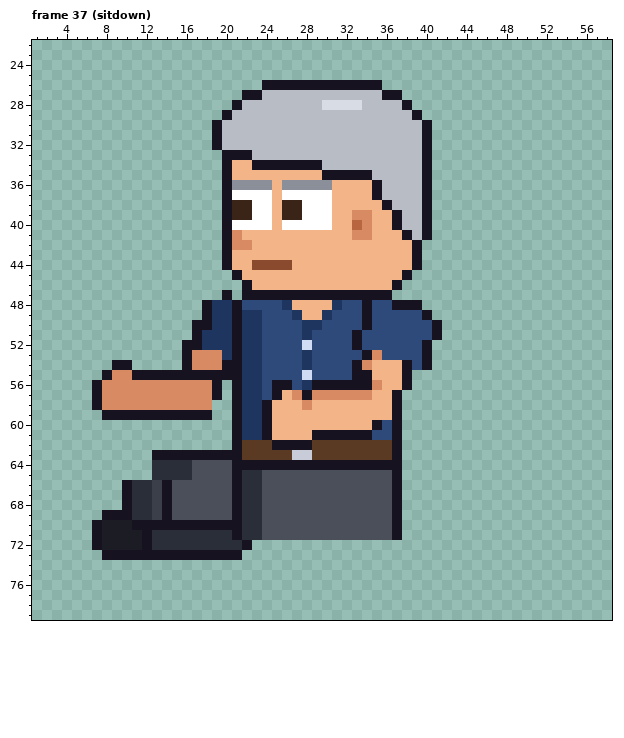
Edited in one commit: pixel-art file (sprites/expo/expo_atte_left_anim.aseprite). Above, as it was before the edit.
64x80 pixels, 129 frames. Colours within 5 levels of each other are drawn and written as one. Shown: frame 37 (sitdown): x 1..58, y 22..79. The old version is drawn lined up with the new one. The commit also changed other frames, which this record leaves out.
The result:
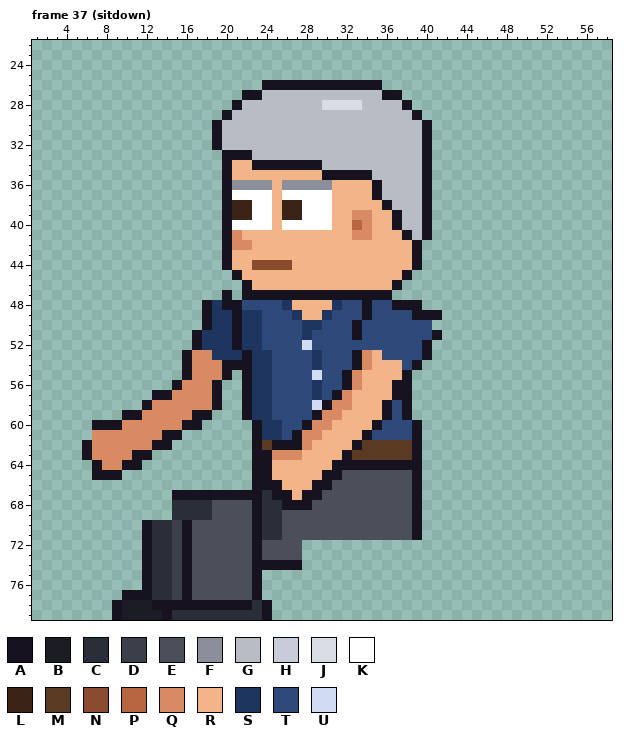
Palette (. is transparent): A #17121f  B #1c1c24  C #2a2e38  D #3a3f4a  E #4a4f5a  F #8a8f9a  G #b8bcc4  H #c8ccd8  J #d8dce4  K #ffffff  L #3a2418  M #5a3a22  N #8a4a2e  P #b8663f  Q #d88a62  R #f3b488  S #1e3560  T #2e4a7a  U #d0dcf4
Changes in this commit:
whole drawing moved by -2,-6 (the old picture is shown already moved)
Frame 37 (sitdown):
y 48: x 20 S -> A
y 49: x 39 T -> A; x 41 . -> A
y 50: x 17 A -> .; x 33..34 TA -> AT; x 41 A -> .
y 52: x 16 A -> .; x 33 A -> T
y 53: x 19 Q -> S; x 21..22 AS -> SA; x 24 T -> S; x 28..29 ST -> TS; x 33..35 TAQ -> AQR
y 54: x 9..10 AA -> ..; x 22 S -> A; x 24 T -> S; x 28..29 ST -> TS; x 38..40 ATA -> TA.
y 55: x 8..15 AQQAAAAA -> ........; x 17..19 AAA -> QQQ; x 21..22 AS -> .A; x 24 T -> S; x 28..29 UT -> TU; x 32..34 TAA -> AQR
y 56: x 7..15 AQQQQQQQQ -> ........A; x 21..22 AS -> .A; x 24..26 TAA -> STT; x 28..31 SAAA -> TSTT; x 33..35 AAQ -> QRR; x 37 R -> A
y 57: x 7..14 AQQQQQQQ -> ......AA; x 21..22 AS -> .A; x 24..31 TARQAQQQ -> STTTTSTA; x 33..34 QQ -> RR; x 38 . -> A
y 58: x 7..12 AQQQQQ -> .....A; x 19 . -> A; x 21..22 AS -> .A; x 24..32 ARRRQRRRR -> STTTTUAQQ; x 36..38 RA. -> ATA
y 59: x 8..9 AA -> ..; x 12..16 AAAAA -> QQQQQ; x 21..22 AS -> .A; x 24..31 ARRRRRRR -> STTTTAQQ; x 36..38 RA. -> ATA
y 60: x 7..17 ........... -> AAAQQQQQQAA; x 21..30 ASSARRRRRR -> ..ASSTTAQQ; x 37..39 A.. -> TTA
y 61: x 7..15 ......... -> QQQQQQQAA; x 21..33 ASSARRRRAAAAA -> ..ASSTAQQRRRR; x 37..39 A.. -> TTA
y 62: x 6..14 ......... -> AQQQQQQAA; x 21..23 AMM -> ..A; x 28..33 AMMMMM -> QRRRRA; x 37..39 A.. -> MMA
y 63: x 6..32 .......AAAAAAAAAMMMMMHHMMMM -> AQQQQAA..........AAQQQRRRRA; x 37..39 A.. -> MMA
y 64: x 7..11 ..... -> AQQAA; x 13..22 CCCCEEEEAA -> ..........; x 25..30 AAAAAA -> RRRRRR; x 38..39 .. -> AA
y 65: x 7..9 ... -> AAA; x 13..31 CCCCEEEEACCEEEEEEEE -> ..........AARRRRRAA; x 37..39 A.. -> EEA
y 66: x 10..30 ACCDAEEEEEEACCEEEEEEE -> .............AAARRRAA; x 37..39 A.. -> EEA
y 67: x 10..20 ACCDAEEEEEE -> .....AAAAAA; x 22..29 CCEEEEEE -> AACAARAA; x 37..39 A.. -> EEA
y 68: x 10..18 ACCDAEEEE -> .....CCCC; x 21..28 ACCEEEEE -> EEACCAAA; x 37..39 A.. -> EEA
y 69: x 8..18 AAACCDAEEEE -> .......CCCC; x 21..25 ACCEE -> EEACC; x 37..39 A.. -> EEA
y 70: x 7..11 ABBBA -> .....; x 13..15 AAA -> CCD; x 17..25 AAAAACCEE -> EEEEEEACC; x 37..39 A.. -> EEA
y 71: x 7..11 ABBBB -> .....; x 15..25 CCCCCCACCEE -> DAEEEEEEACC; x 37..39 A.. -> EEA
y 72: x 7..11 ABBBB -> .....; x 15..27 CCCCCCCA..... -> DAEEEEEEAEEEE
y 73: x 8..11 AAAA -> ....; x 13..15 AAA -> CCD; x 17..27 AAAAA...... -> EEEEEEAEEEE
y 74: x 12..27 ................ -> ACCDAEEEEEEAAAAA
y 75..76: x 12..23 ............ -> ACCDAEEEEEEA
y 77: x 10..23 .............. -> AAACCDAEEEEEEA
y 78: x 9..24 ................ -> ABBBAAAAAAAAAACA
y 79: x 9..24 ................ -> ABBBBACCCCCCCCCA
Pixel boxes of the changes (left, top, right, bottom) in both pictures:
changed: (82, 300, 442, 620)
